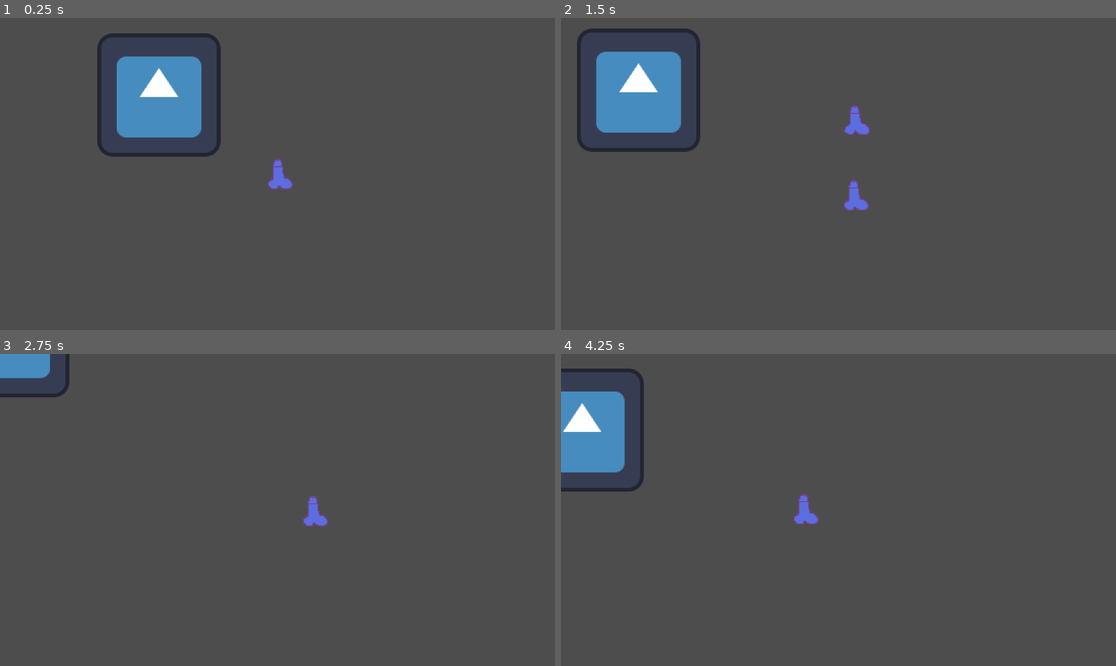
Above: before the commit, frames 1-4 (two rows, left to right).
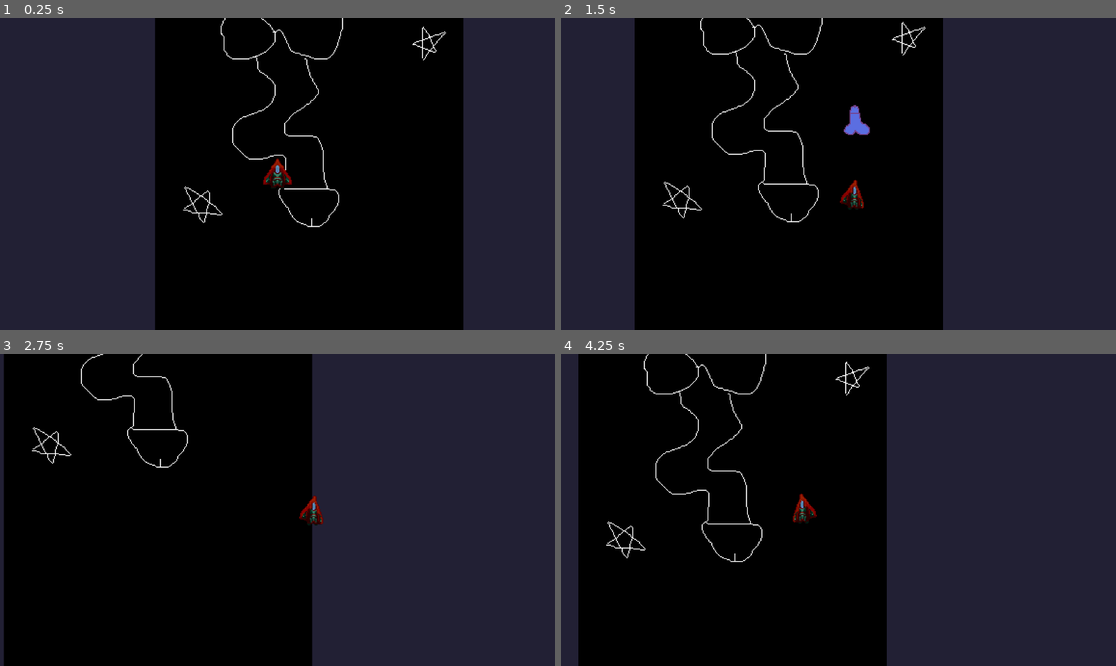
Above: after the commit, the same moments.

Repository: rylanharwood2/Adrift
Game: Godot game, scene res://scenes/game.tscn
The game is run twice, just before and just after one commit, with the same random seed, the same clock (stepped at 60 frames per second) and the same inputs. The engine's default icon, where the game draws it, is replaced by a stand-in: a white triangle on a blue panel in a dark square.
Inputs:
- Up to frame 1 (0.25 s): no input
- Up to frame 2 (1.5 s): tap Enter at 0.5 s; hold D (move_right) 0.53-1.28 s; tap Space (shoot) at 0.6, 1.35 s; hold S (move_down) from 1.28 s (still down)
- Up to frame 3 (2.75 s): release S (move_down) at 2.03 s; hold D (move_right) from 2.03 s (still down); tap Space (shoot) at 2.1 s
- Up to frame 4 (4.25 s): release D (move_right) at 2.78 s; hold W (move_up) 2.78-3.53 s; tap Space (shoot) at 2.85, 3.6 s; hold Left (move_left) from 3.53 s (still down)

The runs differ from the first frame. In frame 1, 99% of the frame differs, in the area x 0-100%, y 0-100%; in frame 2, 99%; in frame 3, 100%; in frame 4, 100%.

Commit message:
adding new ship sprites

Diff:
--- a/scenes/game.tscn
+++ b/scenes/game.tscn
@@ -1,8 +1,9 @@
-[gd_scene load_steps=4 format=3 uid="uid://w7l1bj0mh51e"]
+[gd_scene load_steps=5 format=3 uid="uid://w7l1bj0mh51e"]
 
 [ext_resource type="Script" path="res://scripts/camera_2d.gd" id="1_7uh35"]
 [ext_resource type="PackedScene" uid="uid://b327nj58ktob7" path="res://scenes/player.tscn" id="1_13bel"]
 [ext_resource type="Texture2D" uid="uid://dcg3kmvyu5h4i" path="res://icon.svg" id="3_20edc"]
+[ext_resource type="Texture2D" uid="uid://b8cnkjtipwg1f" path="res://assets/sprites/Backgroundtes2t.png" id="4_wfp2v"]
 
 [node name="Game" type="Node2D"]
 
@@ -13,11 +14,18 @@
 position_smoothing_enabled = true
 script = ExtResource("1_7uh35")
 
-[node name="TileMap" type="TileMap" parent="."]
-format = 2
-
 [node name="Player" parent="." instance=ExtResource("1_13bel")]
 
 [node name="Icon" type="Sprite2D" parent="."]
-position = Vector2(-123, -82)
+visible = false
+z_index = -1
+position = Vector2(906, -13)
+scale = Vector2(670, 611.25)
 texture = ExtResource("3_20edc")
+region_enabled = true
+region_rect = Rect2(13.6389, 13.9639, 18.8916, 16.5784)
+
+[node name="Backgroundtes2t" type="Sprite2D" parent="."]
+z_index = -1
+position = Vector2(33, -34)
+texture = ExtResource("4_wfp2v")
--- a/scenes/player.tscn
+++ b/scenes/player.tscn
@@ -1,43 +1,90 @@
-[gd_scene load_steps=7 format=3 uid="uid://b327nj58ktob7"]
+[gd_scene load_steps=12 format=3 uid="uid://b327nj58ktob7"]
 
-[ext_resource type="Texture2D" uid="uid://t81lm3v5lnxx" path="res://assets/sprites/testShip.png" id="1_2wtf4"]
 [ext_resource type="Script" path="res://scripts/player.gd" id="1_wwnok"]
+[ext_resource type="Texture2D" uid="uid://dor3rojyhsgbu" path="res://assets/sprites/PlaneTurn.png" id="2_qovok"]
 
-[sub_resource type="AtlasTexture" id="AtlasTexture_x05pg"]
-atlas = ExtResource("1_2wtf4")
+[sub_resource type="AtlasTexture" id="AtlasTexture_d84kh"]
+atlas = ExtResource("2_qovok")
+region = Rect2(64, 0, 32, 32)
+
+[sub_resource type="AtlasTexture" id="AtlasTexture_dai3j"]
+atlas = ExtResource("2_qovok")
+region = Rect2(64, 0, 32, 32)
+
+[sub_resource type="AtlasTexture" id="AtlasTexture_63fd8"]
+atlas = ExtResource("2_qovok")
+region = Rect2(32, 0, 32, 32)
+
+[sub_resource type="AtlasTexture" id="AtlasTexture_qgrfe"]
+atlas = ExtResource("2_qovok")
 region = Rect2(0, 0, 32, 32)
 
-[sub_resource type="AtlasTexture" id="AtlasTexture_1deic"]
-atlas = ExtResource("1_2wtf4")
-region = Rect2(32, 0, 32, 32)
+[sub_resource type="AtlasTexture" id="AtlasTexture_7ab60"]
+atlas = ExtResource("2_qovok")
+region = Rect2(64, 0, 32, 32)
 
-[sub_resource type="SpriteFrames" id="SpriteFrames_2u6dy"]
+[sub_resource type="AtlasTexture" id="AtlasTexture_hg2kq"]
+atlas = ExtResource("2_qovok")
+region = Rect2(96, 0, 32, 32)
+
+[sub_resource type="AtlasTexture" id="AtlasTexture_ey106"]
+atlas = ExtResource("2_qovok")
+region = Rect2(128, 0, 32, 32)
+
+[sub_resource type="SpriteFrames" id="SpriteFrames_88jfr"]
 animations = [{
 "frames": [{
 "duration": 1.0,
-"texture": SubResource("AtlasTexture_x05pg")
+"texture": SubResource("AtlasTexture_d84kh")
+}],
+"loop": true,
+"name": &"idle",
+"speed": 5.0
+}, {
+"frames": [{
+"duration": 1.0,
+"texture": SubResource("AtlasTexture_dai3j")
 }, {
 "duration": 1.0,
-"texture": SubResource("AtlasTexture_1deic")
+"texture": SubResource("AtlasTexture_63fd8")
+}, {
+"duration": 1.0,
+"texture": SubResource("AtlasTexture_qgrfe")
 }],
-"loop": true,
-"name": &"default",
-"speed": 5.0
+"loop": false,
+"name": &"tilt_left",
+"speed": 7.0
+}, {
+"frames": [{
+"duration": 1.0,
+"texture": SubResource("AtlasTexture_7ab60")
+}, {
+"duration": 1.0,
+"texture": SubResource("AtlasTexture_hg2kq")
+}, {
+"duration": 1.0,
+"texture": SubResource("AtlasTexture_ey106")
+}],
+"loop": false,
+"name": &"tilt_right",
+"speed": 7.0
 }]
 
-[sub_resource type="RectangleShape2D" id="RectangleShape2D_1f8vc"]
-size = Vector2(13, 30)
+[sub_resource type="CapsuleShape2D" id="CapsuleShape2D_ar50a"]
 
 [node name="player" type="CharacterBody2D"]
 script = ExtResource("1_wwnok")
 
 [node name="AnimatedSprite2D" type="AnimatedSprite2D" parent="."]
-sprite_frames = SubResource("SpriteFrames_2u6dy")
-autoplay = "default"
+sprite_frames = SubResource("SpriteFrames_88jfr")
+animation = &"idle"
+autoplay = "idle"
 
 [node name="CollisionShape2D" type="CollisionShape2D" parent="."]
-position = Vector2(1.5, 1)
-shape = SubResource("RectangleShape2D_1f8vc")
+shape = SubResource("CapsuleShape2D_ar50a")
 
-[node name="Marker2D" type="Marker2D" parent="."]
+[node name="Muzzle" type="Marker2D" parent="."]
 position = Vector2(1, -14)
+
+[node name="jetFlames" type="Marker2D" parent="."]
+position = Vector2(0, 15)
--- a/scripts/player.gd
+++ b/scripts/player.gd
@@ -2,15 +2,16 @@
 
 const SPEED = 8000.0
 var bullet_type = ""
+var holding_direction = ""
 
 var scene = preload("res://scenes/bullet.tscn")
 
+@onready var animated_sprite: AnimatedSprite2D = $AnimatedSprite2D
+
 func shoot(_bullet_typey):
-	#var scene = load("res://scenes/bullet.tscn")
 	var bullet = scene.instantiate()
-	#bullet.position = $Marker2D.global_position()
 	owner.add_child(bullet)
-	bullet.transform = $Marker2D.global_transform
+	bullet.transform = $Muzzle.global_transform
 	print("created bullet")
 
 
@@ -19,9 +20,20 @@
 
 	if direction:
 		velocity = direction * SPEED * delta
+		if direction[0] == -1 and holding_direction != "left":
+			animated_sprite.play("tilt_left")
+			holding_direction = "left"
+		if direction[0] == 1 and holding_direction != "right":
+			animated_sprite.play("tilt_right")
+			holding_direction = "right"
+		if direction[1] == 1:
+			pass
 	else:
 		velocity.x = move_toward(velocity.x, 0, SPEED)
 		velocity.y = move_toward(velocity.y, 0, SPEED)
+		holding_direction = ""
+		animated_sprite.play("idle")
+
 
 	if Input.is_action_just_pressed("shoot"):
 		shoot("")
Binary file added: assets/sprites/Backgroundtes2t.png
Not shown, added: assets/sprites/Backgroundtes2t.png.import
Not shown, added: assets/sprites/Backgroundtest.png.import
Binary file added: assets/sprites/Flame.png
Not shown, added: assets/sprites/Flame.png.import
Binary file added: assets/sprites/PlaneTurn.png
Not shown, added: assets/sprites/PlaneTurn.png.import
Not shown, added: export_presets.cfg
Not shown, changed: README.md
